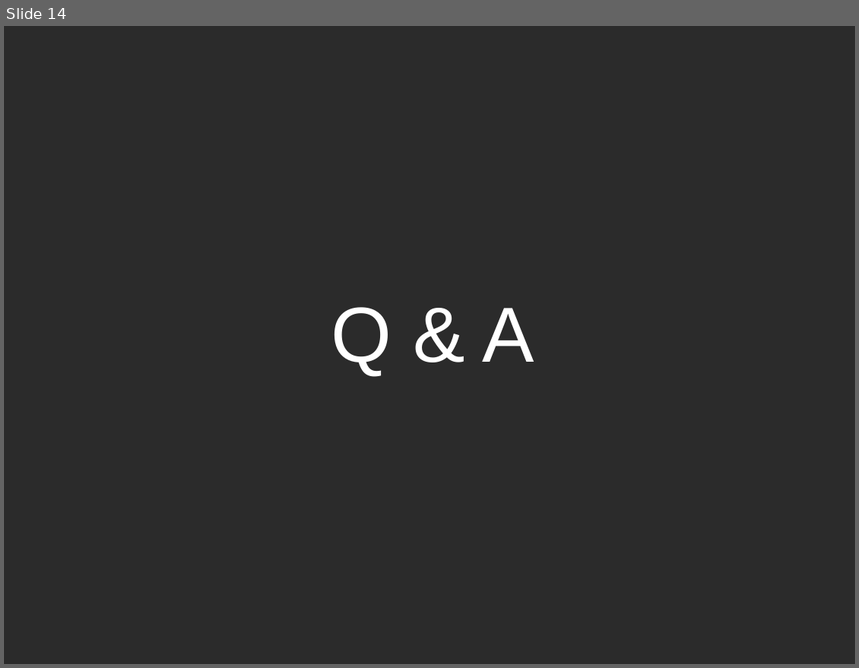
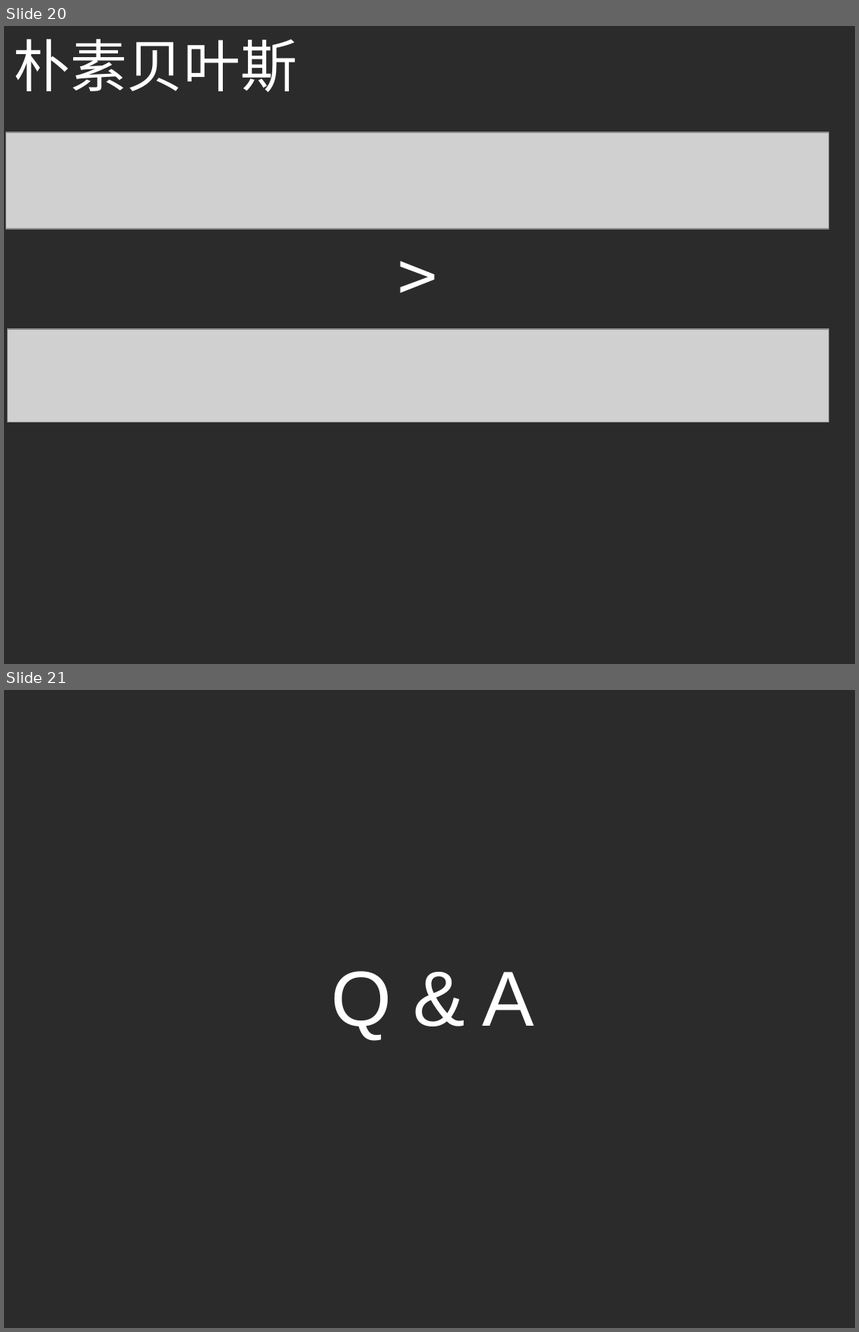
Before and after one commit to ouriris/ml-course, a slide deck: chapter.4/ppt/ML_CH4_Naive_Bayes.pptx. Shown one above the other, each under a label of ours: slide 14 before the commit, slides 20 and 21 after it. The pictures are 859x668 and 859x1332 pixels, drawn with LibreOffice and Linux fonts; fonts in the diff are those of the drawing; grey boxes stand for pictures; background and template pictures are left out; a plain dark background stands for a picture behind light text. Boxes give left, top, right and bottom in pixels: in the first picture for what was removed or moved away, otherwise in the second. Text is boxed around its words. In the diff, an @@ line names an element or a change of style, - is before the commit and + after.

```diff
--- a/chapter.4/ppt/ML_CH4_Naive_Bayes.pptx
+++ b/chapter.4/ppt/ML_CH4_Naive_Bayes.pptx
@@ slide 20 added at [4,26,855,664], background picture (left out) @@
@@ text added at [14,39,297,92], 48 pt, text #FFFFFF @@
+朴素贝叶斯
@@ picture added at [6,132,829,229] @@
@@ text added at [389,229,530,323], 60 pt, text #FFFFFF @@
+>
@@ picture added at [7,329,829,422] @@
@@ what was slide 14 is now slide 21 @@
```
Also in this commit, not shown: 6 other slides added.
